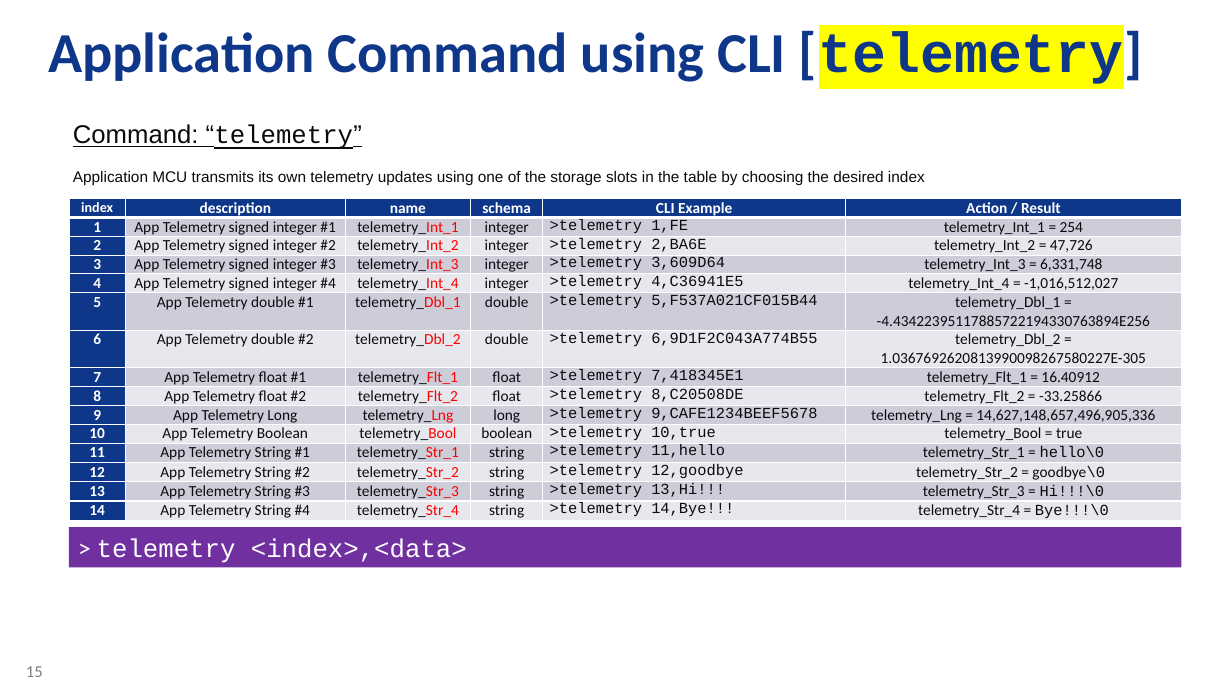
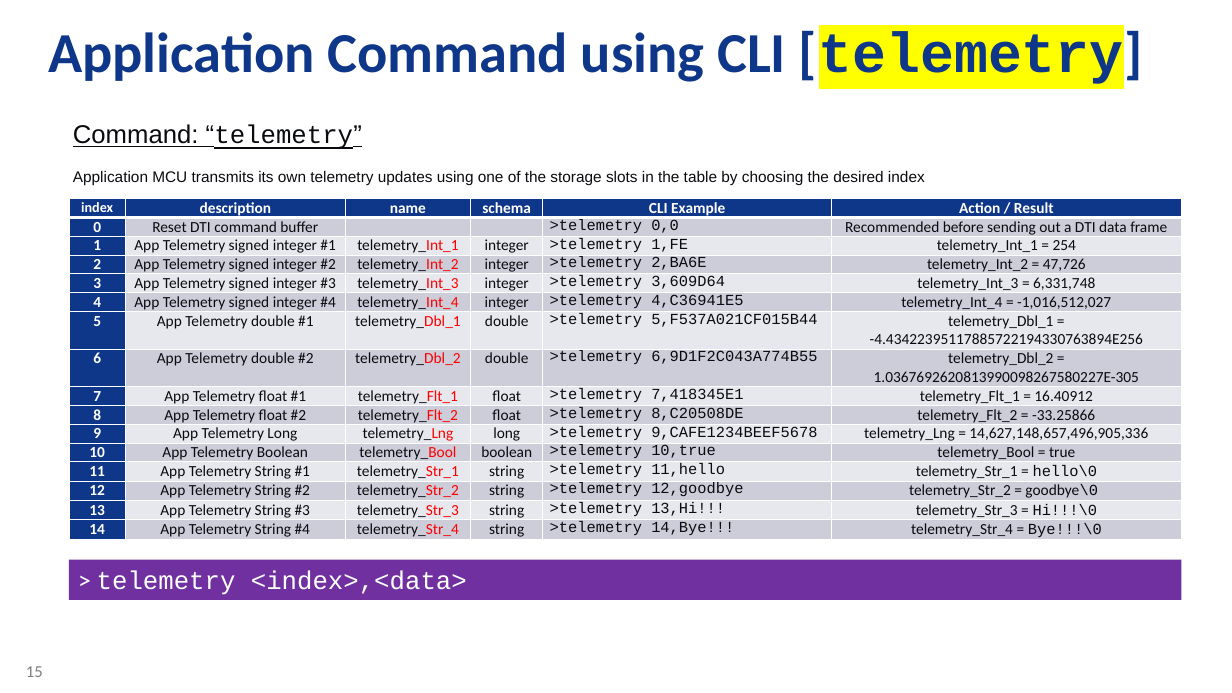
Before and after one commit to Azure-Samples/Microchip-SAM-IoT-Wx, a slide deck: slide 15 of AO-Smith-MSFT-MCHP-r6.pptx. Drawn at 1232x693 pixels with LibreOffice and Linux fonts; fonts in the diff are those of the drawing; background and template pictures are left out. Boxes give left, top, right and bottom in pixels: in the first picture for what was removed or moved away, otherwise in the second. Text is boxed around its words. In the diff, an @@ line names an element or a change of style, - is before the commit and + after.

Commit message:
Increase telemetry payload buffer

```diff
--- a/AO-Smith-MSFT-MCHP-r6.pptx
+++ b/AO-Smith-MSFT-MCHP-r6.pptx
@@ table at [69,199,1182,541] @@
+row 2: 0 | Reset DTI command buffer |  |  | >telemetry 0,0 | Recommended before sending out a DTI data frame
@@ rectangle "> telemetry <index>,<data>": place and size @@
-rectangle "> telemetry <index>,<data>" at [69,527,1182,567]
+rectangle "> telemetry <index>,<data>" at [69,560,1182,601]
```
Also in this commit, not shown: 7 other files.
